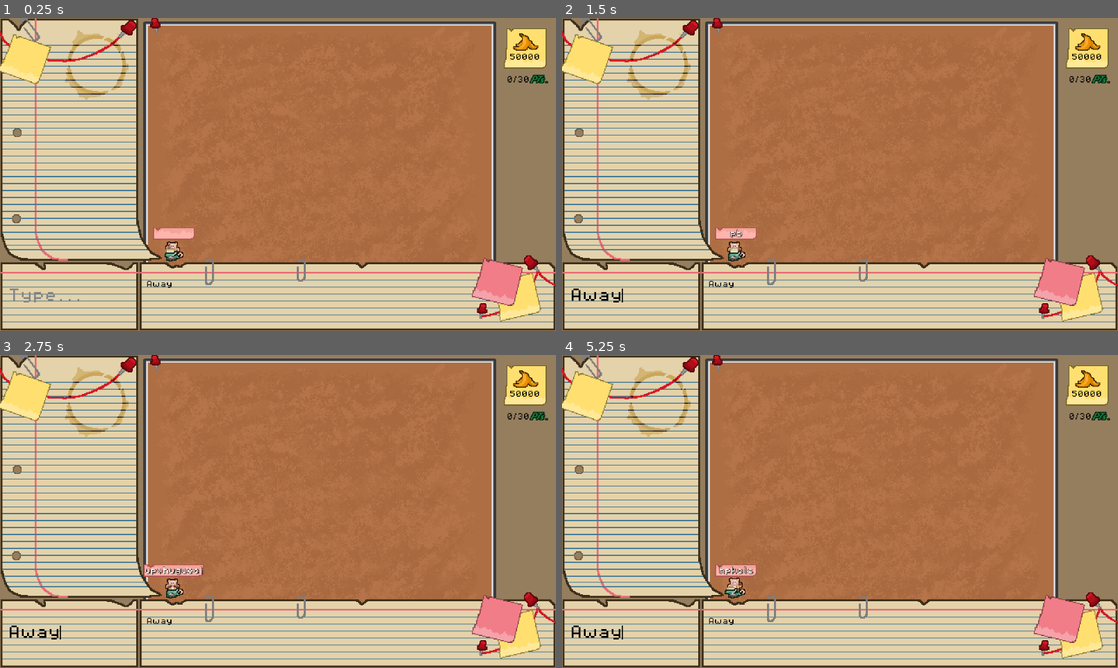
Above: before the commit, frames 1-4 (two rows, left to right).
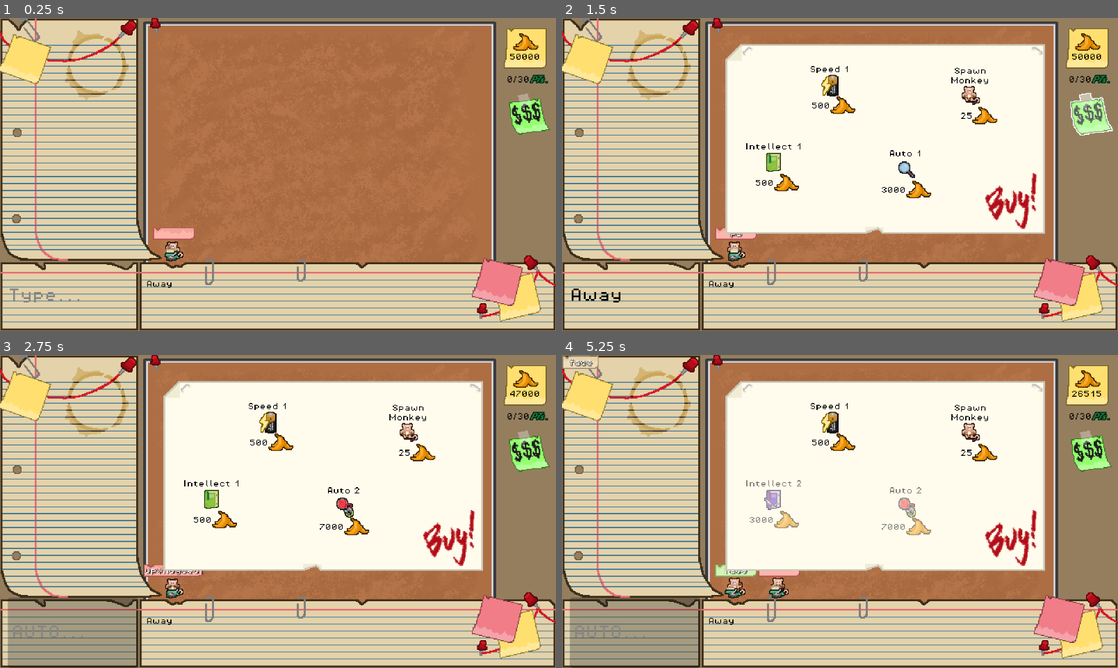
Above: after the commit, the same moments.

Repository: levienk/GMTK-Game-Jam-2024
Game: Godot game, scene res://game.tscn
Two runs of this game, one before a commit and one after it. Both use one fixed random seed, a clock stepped at 60 frames per second and the inputs below. Sound files missing from this copy of the repository are replaced by a short silence.
Inputs (mouse positions are in pixels of both pictures, inside the frame that each line leads up to):
- Up to frame 1 (0.25 s): no input
- Up to frame 2 (1.5 s): click (634, 296) at 0.52 s; type "Away" at 0.6 s; click (1090, 115) at 1.27 s
- Up to frame 3 (2.75 s): click (344, 505) at 2 s, where only the run after the commit has a clickable "3000"
- Up to frame 4 (5.25 s): click (906, 505) at 2.75 s, where only the run after the commit has a clickable "7000"; click (773, 498) at 3.5 s, where only the run after the commit has a clickable "500"; click (773, 498) at 4.25 s, where only the run after the commit has a clickable "3000"; click (973, 436) at 5 s, where only the run after the commit has a clickable "25"

The runs differ from the first frame. In frame 1, 0.7% of the frame differs, in the area x 91-99%, y 24-38%; in frame 2, 36%; in frame 3, 40%; in frame 4, 41%, in the area x 0-99%, y 0-100%.

Commit message:
Add shop button

Diff:
--- a/game.tscn
+++ b/game.tscn
@@ -12,12 +12,15 @@
 [ext_resource type="PackedScene" uid="uid://yswp1x6mlj2a" path="res://word_bank.tscn" id="7_x0vgp"]
 [ext_resource type="PackedScene" uid="uid://b3vvy3yoajmuo" path="res://interface/shop_buttons/intellect_button.tscn" id="7_xh8kw"]
 [ext_resource type="PackedScene" uid="uid://hotnvkxdrx8c" path="res://interface/shop_buttons/speed_button.tscn" id="7_xqb2u"]
-[ext_resource type="PackedScene" uid="uid://d0rijm254wi7t" path="res://interface/shop_box.tscn" id="13_vnt6t"]
+[ext_resource type="PackedScene" uid="uid://ckheyu4s10g4p" path="res://interface/shop_buttons/shop_button.tscn" id="8_wq7y3"]
+[ext_resource type="PackedScene" path="res://interface/shop_box.tscn" id="13_vnt6t"]
 
 [node name="Game" type="Node2D"]
 script = ExtResource("1_56afu")
 
 [node name="Background" type="TextureRect" parent="."]
+offset_right = 640.0
+offset_bottom = 360.0
 texture = ExtResource("2_l3re6")
 
 [node name="MonkeySpawner" type="Node" parent="."]
@@ -56,6 +59,15 @@
 offset_right = 626.0
 offset_bottom = 192.0
 
+[node name="ShopButton" parent="Interface/Shop" instance=ExtResource("8_wq7y3")]
+offset_left = 582.0
+offset_top = 83.0
+offset_right = 635.0
+offset_bottom = 139.0
+
+[node name="ShopBox" parent="Interface/Shop" instance=ExtResource("13_vnt6t")]
+position = Vector2(188, 136)
+
 [node name="Bananas" parent="Interface" instance=ExtResource("4_7lhl4")]
 position = Vector2(589, 44)
 
@@ -73,7 +85,4 @@
 [node name="QuoteBox" parent="Interface" instance=ExtResource("7_12ej7")]
 position = Vector2(401, 321)
 
-[node name="ShopBox" parent="Interface" instance=ExtResource("13_vnt6t")]
-position = Vector2(188, 136)
-
 [connection signal="new_word_typed" from="Interface/LineEdit" to="Interface/WordBank" method="_on_line_edit_new_word_typed"]
--- a/interface/bananas.gd
+++ b/interface/bananas.gd
@@ -13,21 +13,3 @@
 	else:
 		bananas -= score
 		return true
-
-func _ready() -> void:
-
-	SignalBus.shop_clicked.connect(_clicked)
-
-func _clicked():
-
-	pass
-
-
-func _on_input_event(viewport: Node, event: InputEvent, shape_idx: int) -> void:
-
-
-	if event is InputEventMouseButton:
-
-		if event.pressed:
-
-			SignalBus.shop_clicked.emit()
--- a/interface/bananas.tscn
+++ b/interface/bananas.tscn
@@ -1,14 +1,10 @@
-[gd_scene load_steps=6 format=3 uid="uid://q8qbn8fg2j3l"]
+[gd_scene load_steps=4 format=3 uid="uid://q8qbn8fg2j3l"]
 
 [ext_resource type="Texture2D" uid="uid://c5ph2x5p8c0up" path="res://assets/art/sprites/Banana.png" id="1_5vjts"]
 [ext_resource type="Script" path="res://interface/bananas.gd" id="1_8k7xi"]
 [ext_resource type="Script" path="res://interface/score_label.gd" id="3_bxdvi"]
-[ext_resource type="Script" path="res://interface/shop_button.gd" id="4_8owsd"]
 
-[sub_resource type="RectangleShape2D" id="RectangleShape2D_hb052"]
-size = Vector2(34, 34)
-
-[node name="Bananas" type="Area2D"]
+[node name="Bananas" type="Node2D"]
 script = ExtResource("1_8k7xi")
 
 [node name="TextureRect" type="TextureRect" parent="."]
@@ -35,10 +31,3 @@
 horizontal_alignment = 1
 vertical_alignment = 1
 script = ExtResource("3_bxdvi")
-
-[node name="ShopButton" type="CollisionShape2D" parent="."]
-position = Vector2(15, -9)
-shape = SubResource("RectangleShape2D_hb052")
-script = ExtResource("4_8owsd")
-
-[connection signal="input_event" from="." to="." method="_on_input_event"]
--- a/interface/points.tscn
+++ b/interface/points.tscn
@@ -38,4 +38,3 @@
 [node name="PointsSFX" type="AudioStreamPlayer" parent="."]
 stream = ExtResource("4_6nsmf")
 volume_db = -24.0
-bus = &"SFX"
--- a/interface/shop_button.gd
+++ /dev/null
@@ -1,11 +0,0 @@
-extends CollisionShape2D
-
-
-# Called when the node enters the scene tree for the first time.
-func _ready() -> void:
-	pass # Replace with function body.
-
-
-# Called every frame. 'delta' is the elapsed time since the previous frame.
-func _process(delta: float) -> void:
-	pass
--- a/interface/shop_buttons/intellect_button.gd
+++ b/interface/shop_buttons/intellect_button.gd
@@ -7,6 +7,8 @@
 @export var level_2_price = 3000
 var level = 1
 
+@onready var ka_ching = $BuySFX
+
 # Called when the node enters the scene tree for the first time.
 func _ready() -> void:
 	price_label.text = str(price)
@@ -14,10 +16,12 @@
 
 func _pressed() -> void:
 	if Bananas.subtract_score(price) and level == 1:
+		ka_ching.play()
 		SignalBus.intellect_1_enabled.emit()
 		level += 1
 		level_up()
 	elif Bananas.subtract_score(price) and level == 2:
+		ka_ching.play()
 		SignalBus.intellect_2_enabled.emit()
 		modulate.a = .5
 		disabled = true
--- a/interface/shop_buttons/intellect_button.tscn
+++ b/interface/shop_buttons/intellect_button.tscn
@@ -1,8 +1,9 @@
-[gd_scene load_steps=4 format=3 uid="uid://b3vvy3yoajmuo"]
+[gd_scene load_steps=5 format=3 uid="uid://b3vvy3yoajmuo"]
 
 [ext_resource type="Script" path="res://interface/shop_buttons/intellect_button.gd" id="2_3rrwv"]
 [ext_resource type="Texture2D" uid="uid://c5ph2x5p8c0up" path="res://assets/art/sprites/Banana.png" id="3_3aas3"]
 [ext_resource type="Texture2D" uid="uid://cvqk0mp716rw" path="res://assets/art/sprites/Smart_1.png" id="3_l6mi0"]
+[ext_resource type="AudioStream" uid="uid://cvbidksdgxmdj" path="res://assets/sfx/buy_sound.wav" id="4_it5s3"]
 
 [node name="IntellectButton" type="TextureButton"]
 offset_left = -15.0
@@ -54,3 +55,6 @@
 horizontal_alignment = 1
 vertical_alignment = 1
 autowrap_mode = 3
+
+[node name="BuySFX" type="AudioStreamPlayer" parent="."]
+stream = ExtResource("4_it5s3")
--- a/interface/shop_buttons/monkey_button.tscn
+++ b/interface/shop_buttons/monkey_button.tscn
@@ -44,9 +44,9 @@
 anchor_right = 0.5
 anchor_bottom = 0.5
 offset_left = -36.5
-offset_top = -41.0
+offset_top = -45.0
 offset_right = 34.5
-offset_bottom = -6.0
+offset_bottom = -10.0
 grow_horizontal = 2
 grow_vertical = 2
 theme_override_colors/font_color = Color(0, 0, 0, 1)
@@ -59,4 +59,3 @@
 [node name="BuySFX" type="AudioStreamPlayer" parent="."]
 stream = ExtResource("4_cmbex")
 volume_db = -6.0
-bus = &"SFX"
--- /dev/null
+++ b/interface/shop_buttons/shop_button.gd
@@ -0,0 +1,5 @@
+extends TextureButton
+
+
+func _pressed() -> void:
+	SignalBus.shop_clicked.emit()
--- /dev/null
+++ b/interface/shop_buttons/shop_button.tscn
@@ -0,0 +1,12 @@
+[gd_scene load_steps=4 format=3 uid="uid://ckheyu4s10g4p"]
+
+[ext_resource type="Texture2D" uid="uid://bpiaol3bbrp18" path="res://assets/art/background/Shopnote.png" id="1_bh2jf"]
+[ext_resource type="Texture2D" uid="uid://dwba7xyckblml" path="res://assets/art/background/Shopnotehover.png" id="2_n2xsw"]
+[ext_resource type="Script" path="res://interface/shop_buttons/shop_button.gd" id="3_w6wuu"]
+
+[node name="ShopButton" type="TextureButton"]
+offset_right = 40.0
+offset_bottom = 40.0
+texture_normal = ExtResource("1_bh2jf")
+texture_hover = ExtResource("2_n2xsw")
+script = ExtResource("3_w6wuu")
--- a/interface/shop_buttons/speed_button.gd
+++ b/interface/shop_buttons/speed_button.gd
@@ -7,6 +7,8 @@
 @export var level_2_price = 3000
 var level = 1
 
+@onready var ka_ching = $BuySFX
+
 # Called when the node enters the scene tree for the first time.
 func _ready() -> void:
 	price_label.text = str(price)
@@ -14,10 +16,12 @@
 
 func _pressed() -> void:
 	if Bananas.subtract_score(price) and level == 1:
+		ka_ching.play()
 		SignalBus.speed_1_enabled.emit()
 		level += 1
 		level_up()
 	elif Bananas.subtract_score(price) and level == 2:
+		ka_ching.play()
 		SignalBus.speed_2_enabled.emit()
 		modulate.a = .5
 		disabled = true
--- a/interface/shop_buttons/speed_button.tscn
+++ b/interface/shop_buttons/speed_button.tscn
@@ -1,8 +1,9 @@
-[gd_scene load_steps=4 format=3 uid="uid://hotnvkxdrx8c"]
+[gd_scene load_steps=5 format=3 uid="uid://hotnvkxdrx8c"]
 
 [ext_resource type="Texture2D" uid="uid://l5t2xc4olyxg" path="res://assets/art/sprites/Speed_1.png" id="1_b7mcn"]
 [ext_resource type="Script" path="res://interface/shop_buttons/speed_button.gd" id="2_k6v3i"]
 [ext_resource type="Texture2D" uid="uid://c5ph2x5p8c0up" path="res://assets/art/sprites/Banana.png" id="3_q1wah"]
+[ext_resource type="AudioStream" uid="uid://cvbidksdgxmdj" path="res://assets/sfx/buy_sound.wav" id="4_4q7bf"]
 
 [node name="SpeedButton" type="TextureButton"]
 offset_left = -15.0
@@ -54,3 +55,6 @@
 horizontal_alignment = 1
 vertical_alignment = 1
 autowrap_mode = 3
+
+[node name="BuySFX" type="AudioStreamPlayer" parent="."]
+stream = ExtResource("4_4q7bf")
--- a/monkey/monkey.gd
+++ b/monkey/monkey.gd
@@ -22,6 +22,15 @@
 var random_word: String
 var previous_valid_word: String
 
+# Animation
+@onready var animated_monkey: AnimatedSprite2D = $AnimatedMonkey
+@onready var animated_typewriter: AnimatedSprite2D = $AnimatedMonkey/AnimatedTypewriter
+var animations = ["monkey1_typing_1_1","monkey1_typing_1_2","monkey1_typing_1_3",
+					"monkey1_typing_2_1","monkey1_typing_2_2","monkey1_typing_2_3",
+					"monkey1_frustrated_1_1","monkey1_frustrated_1_2","monkey1_frustrated_1_3",
+					"monkey1_frustrated_2_1","monkey1_frustrated_2_2"]
+var random_switch_animations
+
 @onready var timer: Timer = $Timer
 @onready var text_boundary: NinePatchRect = $TextBoundary
 
@@ -38,8 +47,6 @@
 
 	load_sounds()
 	type.play()
-
-
 
 func _on_timer_timeout() -> void:
 	SignalBus.remove_last_word_found.emit(previous_valid_word)
@@ -125,3 +132,7 @@
 func _on_type_finished() -> void:
 
 	type.play()
+
+
+func _on_animated_monkey_animation_finished() -> void:
+	pass # Replace with function body.
--- a/monkey/monkey.tscn
+++ b/monkey/monkey.tscn
@@ -922,6 +922,7 @@
 volume_db = -6.0
 bus = &"Monkeys"
 
+[connection signal="animation_finished" from="AnimatedMonkey" to="." method="_on_animated_monkey_animation_finished"]
 [connection signal="timeout" from="Timer" to="." method="_on_timer_timeout"]
 [connection signal="resized" from="Label" to="TextBoundary" method="_on_label_resized"]
 [connection signal="finished" from="Type" to="." method="_on_type_finished"]
Not shown, added: assets/art/background/Shopnote.png.import
Not shown, added: assets/art/background/Shopnotehover.png.import
Not shown: 1 places in game.tscn that only renumber resources
